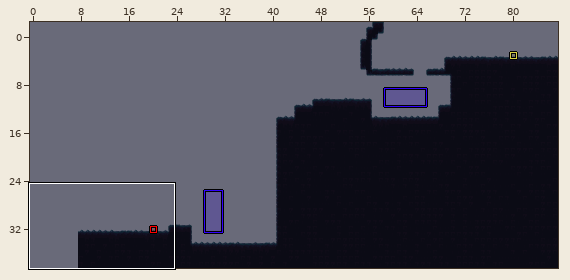
A LDtk project gets an edit: Assets/Levels/SeaLevel.ldtk. Above, an overview of the earlier version with the close-up marked.
Close-up. Earlier state:
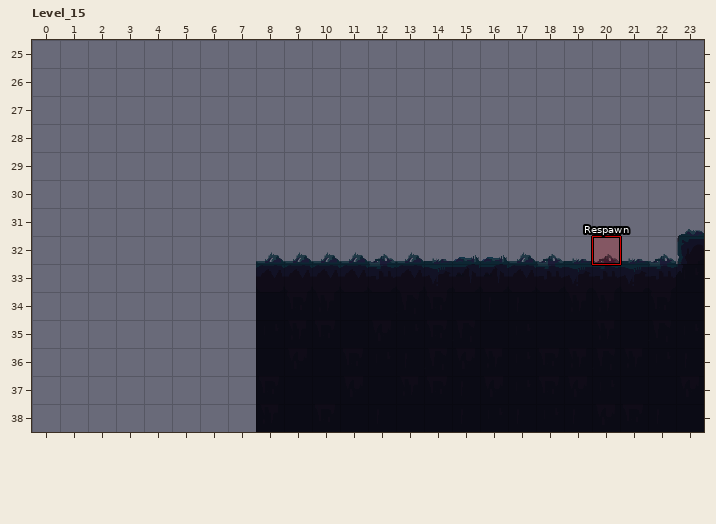
Cells are 36x36 px. Shown: Level_15 x 0..23, y 25..38. The commit also changed other parts of the map, which this record leaves out. The old version is drawn lined up with the new one.
The same view after the edit:
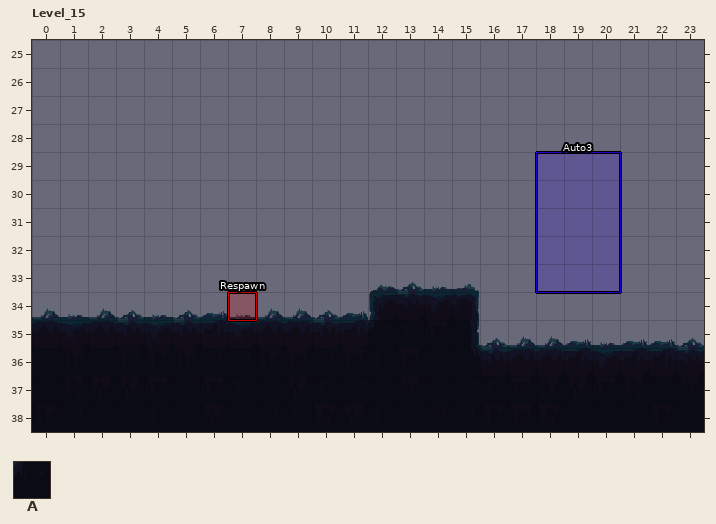
Key: from "Tile3": A 1.
_ is an empty cell.
Objects are placed by their top-left corner, in cells (3,4 is the top-left corner of cell 3,4); size is 1x1 cell unless given.
Edits made:
{"change": "map size 80x46 -> 88x39 cells (old content now starts at 8,-7; both pictures use the new coordinates)"}
{"where": "layer \"Tile3\""}
{"y":32,"x":23,"old":"A","new":"_"}
{"y":33,"x":8,"old":"AAAAAAAAAAAAAAAA","new":"________________"}
{"y":34,"x":8,"old":"AAAA","new":"____"}
{"y":34,"x":16,"old":"AAAAAAAA","new":"________"}
{"y":35,"x":0,"old":"________","new":"AAAAAAAA"}
{"y":35,"x":16,"old":"AAAAAAAA","new":"________"}
{"y":36,"x":0,"old":"________","new":"AAAAAAAA"}
{"y":37,"x":0,"old":"________","new":"AAAAAAAA"}
{"y":38,"x":0,"old":"________","new":"AAAAAAAA"}
{"where": "layer \"Entities\""}
{"was": "outside this view", "now": "\"Auto3\" rectangle at 18,29 size 3x5"}
{"was": "\"Respawn\" rectangle at 20,32", "now": "\"Respawn\" rectangle at 7,34"}
